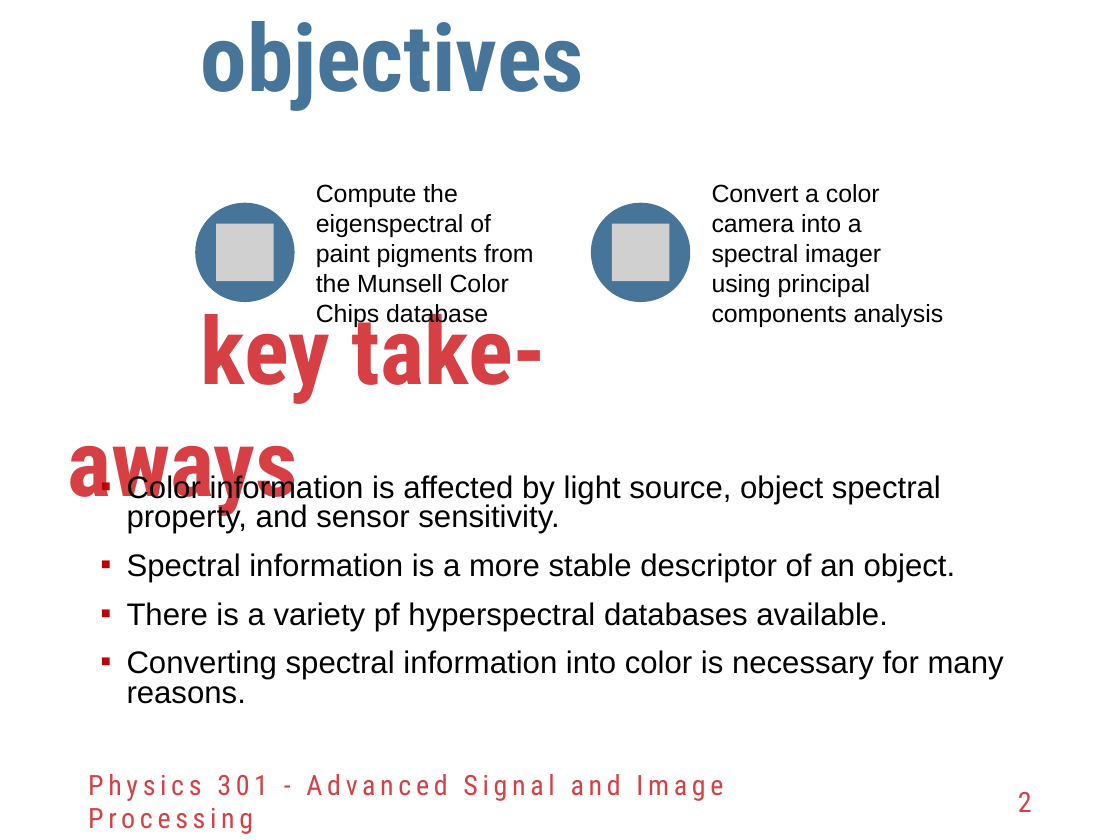
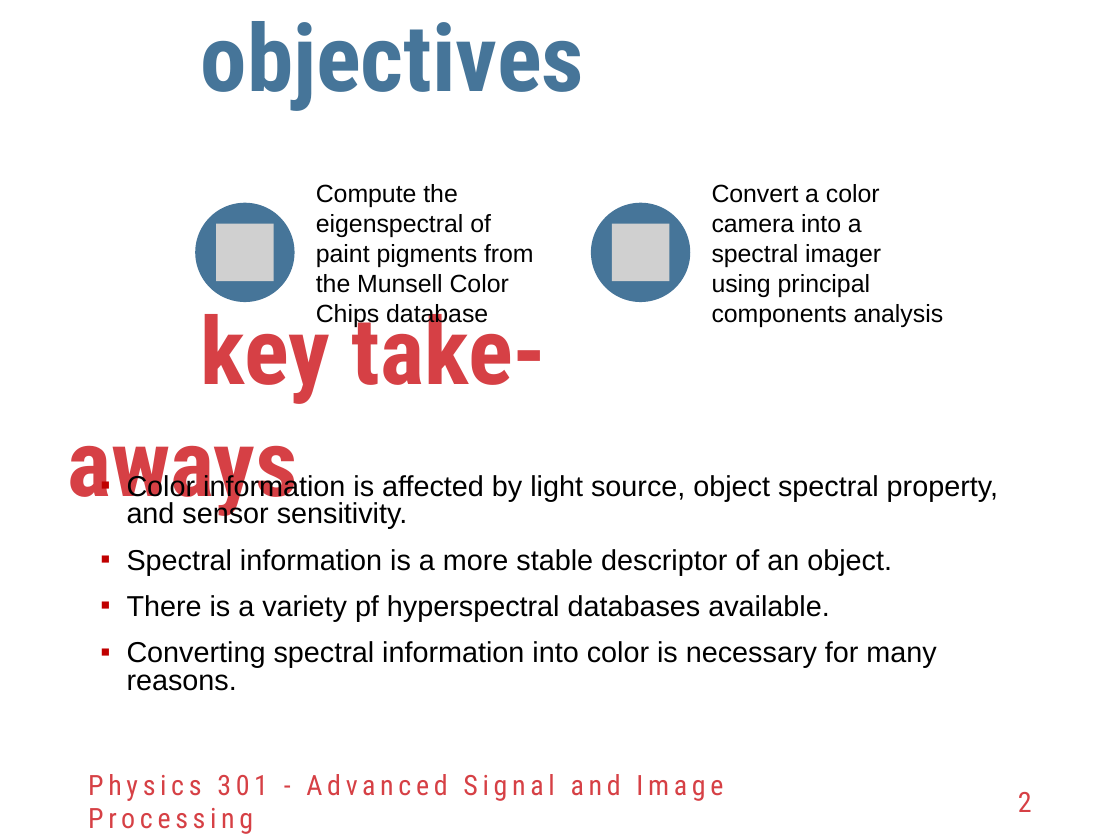
Before and after one commit to reneprincipejr/Physics-301, a slide deck: slide 2 of 04 RGB-to-Spectra using PCA/Activity 4 - RGB-Spectra using PCA.pptx. Drawn at 1120x840 pixels with LibreOffice and Linux fonts; fonts in the diff are those of the drawing; grey boxes stand for pictures; background and template pictures are left out. Boxes give left, top, right and bottom in pixels: in the first picture for what was removed or moved away, otherwise in the second. Text is boxed around its words. In the diff, an @@ line names an element or a change of style, - is before the commit and + after.

```diff
--- a/04 RGB-to-Spectra using PCA/Activity 4 - RGB-Spectra using PCA.pptx
+++ b/04 RGB-to-Spectra using PCA/Activity 4 - RGB-Spectra using PCA.pptx
@@ text "Color information is affected by ..." at (127,473,998,691): size 20 to 18.5 pt @@
```
Also in this commit, not shown: 9 other slides changed, 2 slides added, 18 other files.
